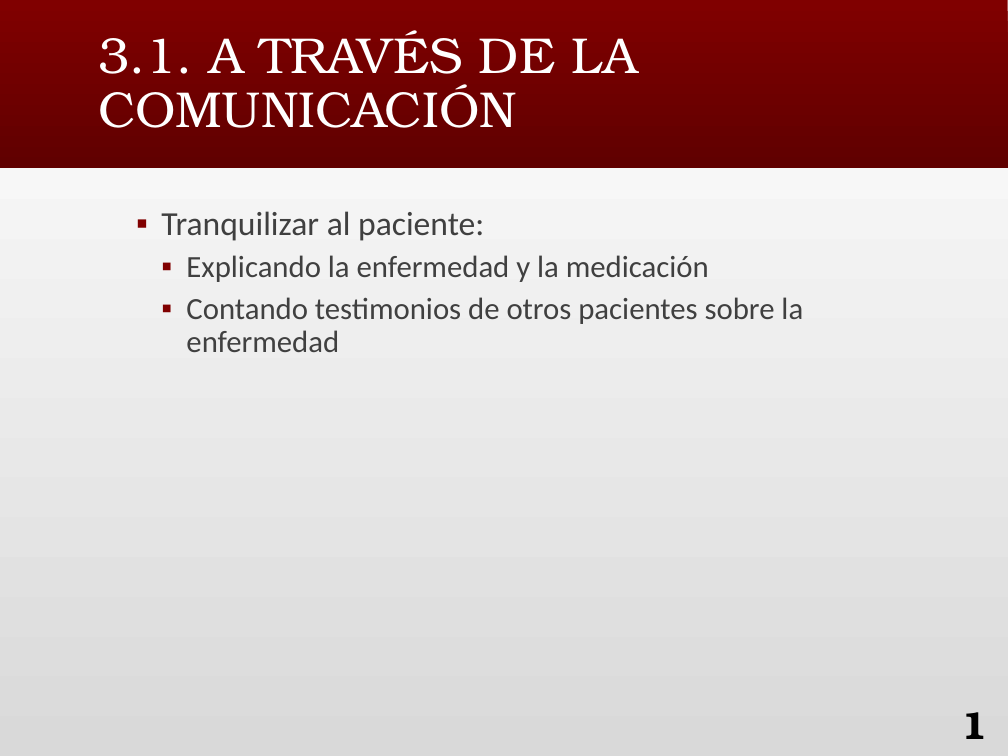
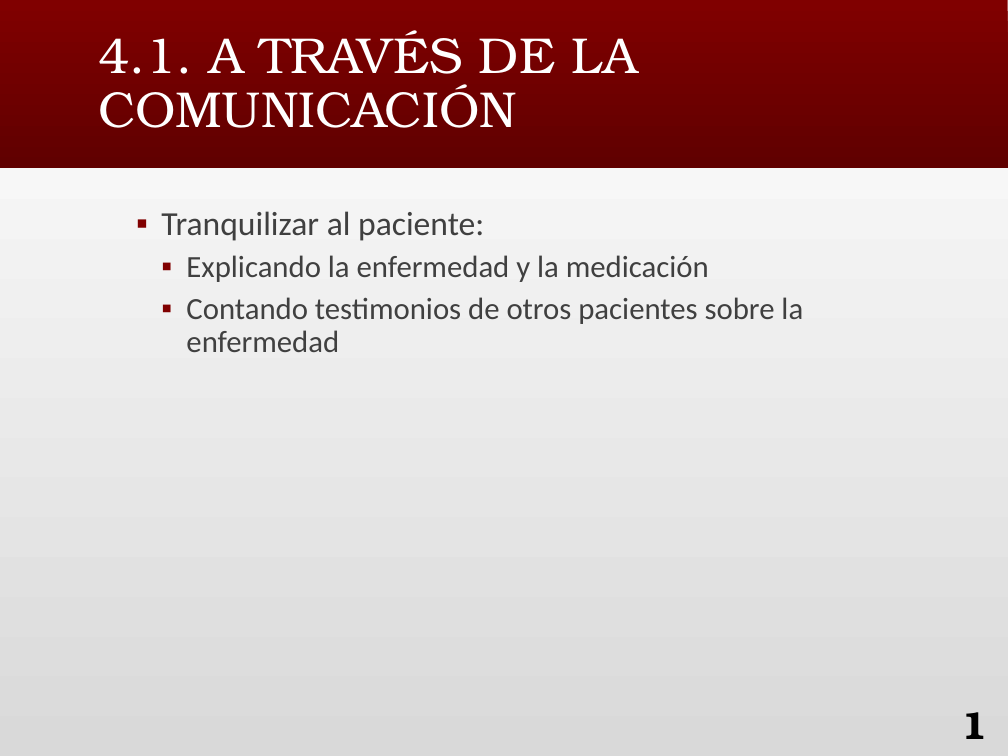
Before and after one commit to nerachan/far, a slide deck: slide 15 of 2.2 FAR/PS/Ejercicios/Trabajo/VIH.pptx (slide 13 before the commit). Drawn at 1008x756 pixels with LibreOffice and Linux fonts; fonts in the diff are those of the drawing. Boxes give left, top, right and bottom in pixels: in the first picture for what was removed or moved away, otherwise in the second. Text is boxed around its words. In the diff, an @@ line names an element or a change of style, - is before the commit and + after.

```diff
--- a/2.2 FAR/PS/Ejercicios/Trabajo/VIH.pptx
+++ b/2.2 FAR/PS/Ejercicios/Trabajo/VIH.pptx
@@ title at [98,30,638,128]: text changed @@
-3.1. A TRAVÉS DE LA COMUNICACIÓN
+4.1. A TRAVÉS DE LA COMUNICACIÓN
```
Also in this commit, not shown: 11 other slides changed, 3 slides added, 1 slide removed, 3 other files.
